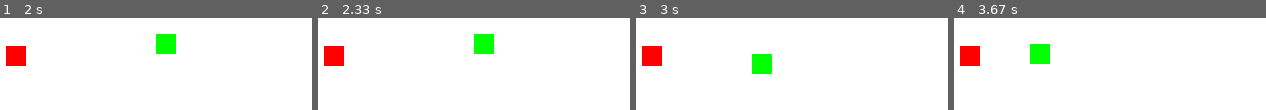
Above: before the commit, frames 1-4 (left to right).
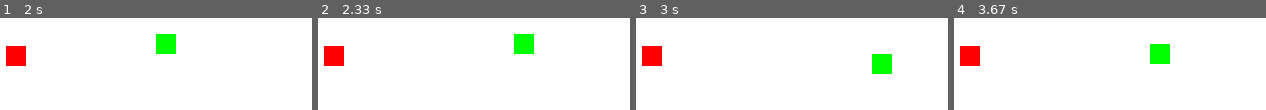
Above: after the commit, the same moments.

Repository: jchau-623/snake-pygame
Game: pygame game, started from main.py
Two runs of this game, one before a commit and one after it. Both use one fixed random seed, a clock stepped at 60 frames per second and the inputs below.
Inputs:
- Up to frame 1 (2 s): tap Enter at 0.33 s; hold Right 0.67-1.13 s; hold Up 1.17-1.63 s; hold Right from 1.67 s (still down)
- Up to frame 2 (2.33 s): release Right at 2.13 s; hold Left from 2.17 s (still down)
- Up to frame 3 (3 s): release Left at 2.7 s; hold Down from 2.73 s (still down)
- Up to frame 4 (3.67 s): release Down at 3.03 s; hold Left 3.07-3.47 s; hold Up from 3.5 s (still down)

Frame 1 is identical in both runs. In frame 2, 2.8% of the frame differs, in the area x 50-70%, y 17-40%; in frame 3, 2.8%; in frame 4, 2.8%.

Commit message:
retry button and movement logic

Diff:
--- a/main.py
+++ b/main.py
@@ -51,21 +51,30 @@
         if event.type == pygame.QUIT:
             running = False
         elif event.type == pygame.KEYDOWN:
-            if event.key == pygame.K_LEFT:
+            if event.key == pygame.K_LEFT and x_change != speed:  # Check if not moving right
                 x_change = -speed
                 y_change = 0
-            elif event.key == pygame.K_RIGHT:
+            elif event.key == pygame.K_RIGHT and x_change != -speed:  # Check if not moving left
                 x_change = speed
                 y_change = 0
-            elif event.key == pygame.K_UP:
+            elif event.key == pygame.K_UP and y_change != speed:  # Check if not moving down
                 x_change = 0
                 y_change = -speed
-            elif event.key == pygame.K_DOWN:
+            elif event.key == pygame.K_DOWN and y_change != -speed:  # Check if not moving up
                 x_change = 0
                 y_change = speed
 
     # Update snake position based on direction variables
     player_rect.move_ip(x_change, y_change)
+
+    # Check if the snake collides with itself
+    for segment in snake_body[1:]:
+        if player_rect.colliderect(segment):
+            print("Game Over - Snake collided with itself")
+            crash_sound.play()
+            game_over = True
+            break  # Exit the loop if collision detected
+
 
     # Check if the snake hits the screen boundaries (corners)
     if (player_rect.left <= 0 or player_rect.right >= width or
